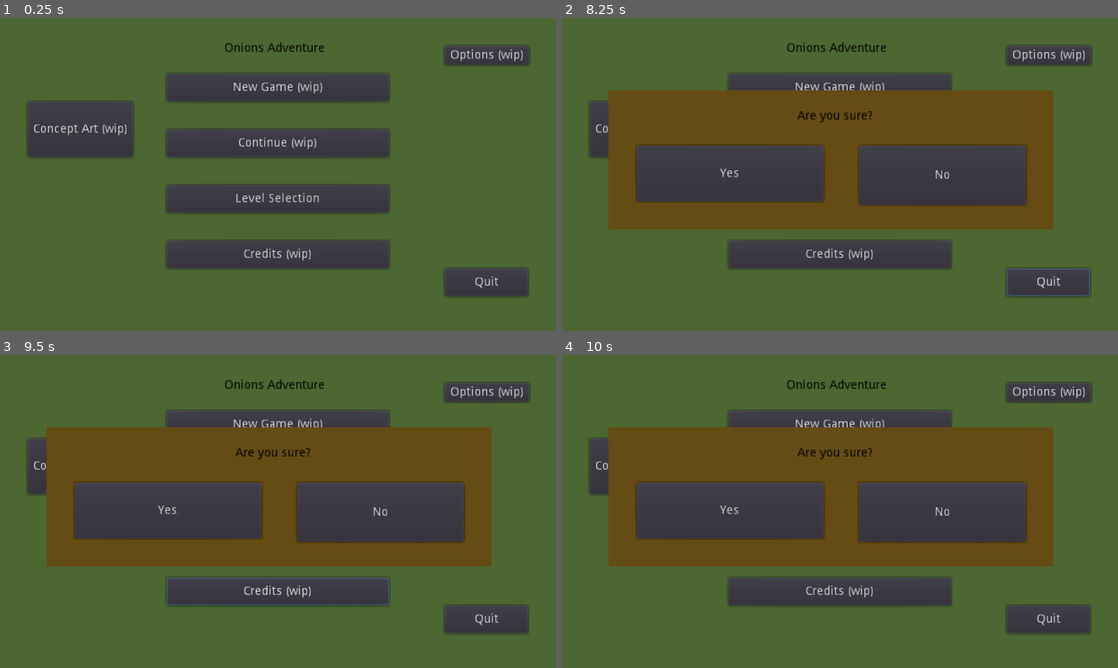
Above: before the commit, frames 1-4 (two rows, left to right).
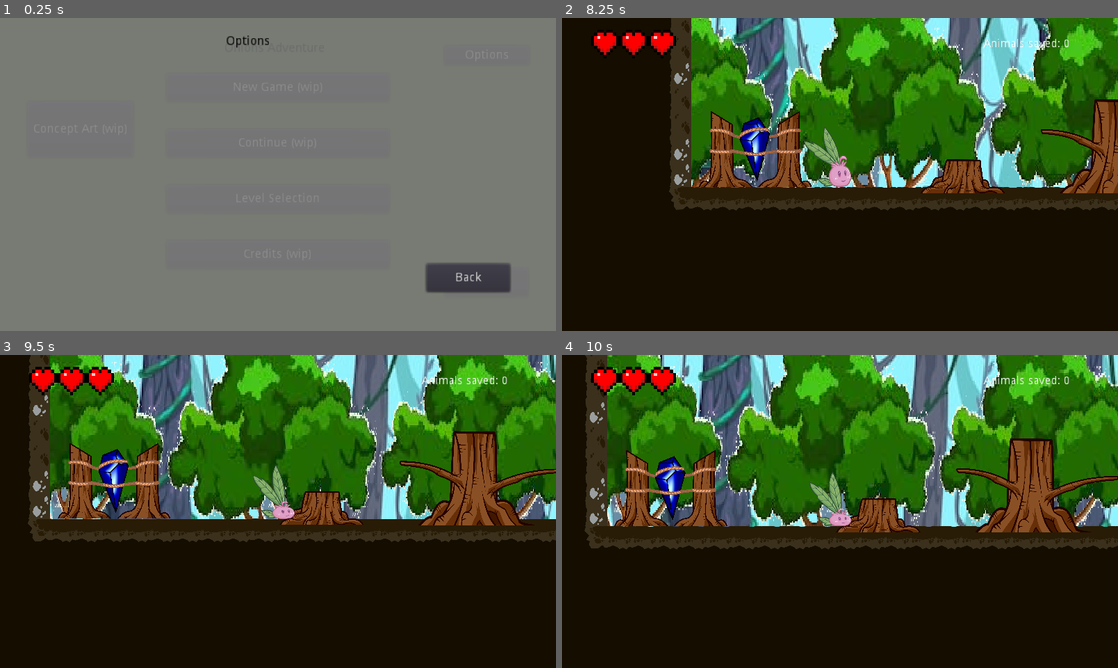
Above: after the commit, the same moments.

Repository: DamianKoch1/OnionsAdventure
Game: Godot game, scene res://Menus/MainMenu/MainMenu.tscn
Same seed, same stepped clock (60 frames per second), same inputs: the game is played once before the commit and once after it.
Inputs (mouse positions are in pixels of both pictures, inside the frame that each line leads up to):
- Up to frame 1 (0.25 s): no input
- Up to frame 2 (8.25 s): click "Options (wip)" (after the commit: "Options") at 0.5 s; click (1029, 277) at 1.25 s, where only the run after the commit has a clickable "Back"; click "New Game (wip)" at 2 s; click "New Game (wip)" at 2.75 s; click "Continue (wip)" at 3.5 s; click "Continue (wip)" at 4.25 s; click "Level Selection" at 5 s; click (1017, 268) at 5.75 s, where only the run after the commit has a clickable "Main Menu"; click "Options (wip)" (after the commit: "Options") at 6.5 s; click (1029, 277) at 7.25 s, where only the run after the commit has a clickable "Back"; click (617, 115) at 8 s, where only the run after the commit has a clickable "Level 1"
- Up to frame 3 (9.5 s): hold Right (ui_right) from 8.78 s (still down); tap E (push) at 8.85 s; tap Up (ui_up) at 9.02 s
- Up to frame 4 (10 s): keep holding Right (ui_right); tap E (push) at 9.6 s; tap Up (ui_up) at 9.77 s

The runs differ from the first frame. In frame 1, 99% of the frame differs, in the area x 0-100%, y 0-100%; in frame 2, 100%; in frame 3, 99%; in frame 4, 99%.
Error before the commit: Invalid get index 'resource_path' (on base: 'Nil').

Commit message:
implemented options as overlay instead of separate menu

Diff:
--- a/Menus/LevelSelector/LevelSelector.gd
+++ b/Menus/LevelSelector/LevelSelector.gd
@@ -11,7 +11,7 @@
 
 
 func _on_OptionsButton_pressed():
-	pass # replace with function body
+	$OptionsOverlay.show()
 
 
 func _on_Level0Button_pressed():
--- a/Menus/LevelSelector/LevelSelector.tscn
+++ b/Menus/LevelSelector/LevelSelector.tscn
@@ -1,7 +1,8 @@
-[gd_scene load_steps=5 format=2]
+[gd_scene load_steps=6 format=2]
 
 [ext_resource path="res://Menus/LevelSelector/LevelSelector.gd" type="Script" id=1]
 [ext_resource path="res://Menus/LevelSelector/LevelButton/LevelButton.tscn" type="PackedScene" id=2]
+[ext_resource path="res://Menus/OptionsOverlay/OptionsOverlay.tscn" type="PackedScene" id=3]
 
 [sub_resource type="Gradient" id=1]
 
@@ -14,7 +15,7 @@
 gradient = SubResource( 1 )
 width = 2048
 
-[node name="LevelSelector" type="Container"]
+[node name="LevelSelector" type="Container" index="0"]
 
 pause_mode = 2
 anchor_left = 0.0
@@ -159,7 +160,7 @@
 enabled_focus_mode = 2
 shortcut = null
 group = null
-text = "Options (wip)"
+text = "Options"
 flat = false
 align = 1
 _sections_unfolded = [ "Size Flags", "Textures" ]
@@ -180,6 +181,13 @@
 text = "Level 2"
 levelId = 2
 
+[node name="OptionsOverlay" parent="." index="7" instance=ExtResource( 3 )]
+
+margin_left = -21.0
+margin_top = -5.0
+margin_right = 11.0
+margin_bottom = 24.0
+
 [connection signal="pressed" from="MainMenuButton" to="." method="_on_MainMenuButton_pressed"]
 
 [connection signal="pressed" from="Level0Button" to="." method="_on_Level0Button_pressed"]
--- a/Menus/MainMenu/MainMenu.tscn
+++ b/Menus/MainMenu/MainMenu.tscn
@@ -1,7 +1,8 @@
-[gd_scene load_steps=6 format=2]
+[gd_scene load_steps=7 format=2]
 
 [ext_resource path="res://Menus/LevelSelector/LevelSelector.tscn" type="PackedScene" id=1]
 [ext_resource path="res://Menus/YesNoOverlay/YesNoOverlay.tscn" type="PackedScene" id=2]
+[ext_resource path="res://Menus/OptionsOverlay/OptionsOverlay.tscn" type="PackedScene" id=3]
 
 [sub_resource type="GDScript" id=1]
 
@@ -10,8 +11,6 @@
 export(PackedScene) var levelSelector
 onready var levelSelectorPath = levelSelector.resource_path
 
-export(PackedScene) var optionsMenu
-onready var optionsMenuPath = optionsMenu.resource_path
 
 func _ready():
 	$YesNoOverlayQuit.connect(\"yesPressed\", self, \"quit\")
@@ -43,7 +42,7 @@
 
 
 func _on_OptionsButton_pressed():
-	get_tree().change_scene(optionsMenuPath)
+	$OptionsOverlay.show()
 
 func quit():
 	get_tree().quit()
@@ -81,7 +80,6 @@
 script = SubResource( 1 )
 _sections_unfolded = [ "Pause" ]
 levelSelector = ExtResource( 1 )
-optionsMenu = null
 
 [node name="Background" type="TextureRect" parent="." index="0"]
 
@@ -312,7 +310,7 @@
 enabled_focus_mode = 2
 shortcut = null
 group = null
-text = "Options (wip)"
+text = "Options"
 flat = false
 align = 1
 _sections_unfolded = [ "Size Flags", "Textures" ]
@@ -321,6 +319,13 @@
 
 visible = false
 
+[node name="OptionsOverlay" parent="." index="10" instance=ExtResource( 3 )]
+
+margin_left = 42.0
+margin_top = 45.0
+margin_right = 74.0
+margin_bottom = 74.0
+
 [connection signal="pressed" from="NewGameButton" to="." method="_on_NewGameButton_pressed"]
 
 [connection signal="pressed" from="ContinueButton" to="." method="_on_ContinueButton_pressed"]
--- a/Menus/OptionsOverlay/OptionsOverlay.gd
+++ b/Menus/OptionsOverlay/OptionsOverlay.gd
@@ -1,6 +1,8 @@
 extends Container
 
 
-func _on_MainMenuButton_pressed():
-	#hardcoded path because godot crashes when 2 scenes reference each other via exported packed scenes...
-	get_tree().change_scene("Menus/MainMenu/MainMenu.tscn")
+func ready():
+	hide()
+
+func _on_BackButton_pressed():
+	hide()
--- a/Menus/OptionsOverlay/OptionsOverlay.tscn
+++ b/Menus/OptionsOverlay/OptionsOverlay.tscn
@@ -13,7 +13,7 @@
 gradient = SubResource( 1 )
 width = 2048
 
-[node name="OptionsMenu" type="Container" index="0"]
+[node name="OptionsOverlay" type="Container" index="0"]
 
 pause_mode = 2
 anchor_left = 0.0
@@ -35,7 +35,7 @@
 
 [node name="Background" type="TextureRect" parent="." index="0"]
 
-modulate = Color( 0.761322, 1, 0.613281, 1 )
+modulate = Color( 1, 1, 1, 0.856353 )
 anchor_left = 0.0
 anchor_top = 0.0
 anchor_right = 0.0
@@ -85,14 +85,14 @@
 override_selected_font_color = false
 _sections_unfolded = [ "BBCode", "Rect", "Visibility" ]
 
-[node name="MainMenuButton" type="Button" parent="." index="2"]
+[node name="BackButton" type="Button" parent="." index="2"]
 
 anchor_left = 0.0
 anchor_top = 0.0
 anchor_right = 0.0
 anchor_bottom = 0.0
-margin_left = 75.0
-margin_top = 59.0
+margin_left = 139.0
+margin_top = 91.0
 margin_right = 235.0
 margin_bottom = 123.0
 rect_pivot_offset = Vector2( 0, 0 )
@@ -106,9 +106,9 @@
 enabled_focus_mode = 2
 shortcut = null
 group = null
-text = "Main Menu"
+text = "Back"
 flat = false
 align = 1
 _sections_unfolded = [ "Textures" ]
 
-[connection signal="pressed" from="MainMenuButton" to="." method="_on_MainMenuButton_pressed"]
+[connection signal="pressed" from="BackButton" to="." method="_on_BackButton_pressed"]
--- a/Menus/PauseMenu/PauseMenu.gd
+++ b/Menus/PauseMenu/PauseMenu.gd
@@ -34,8 +34,7 @@
 
 
 func _on_OptionsButton_pressed():
-
-	pass
+	$OptionsOverlay.show()
 
 
 func _on_MainMenuButton_pressed():
--- a/Menus/PauseMenu/PauseMenu.tscn
+++ b/Menus/PauseMenu/PauseMenu.tscn
@@ -1,8 +1,9 @@
-[gd_scene load_steps=6 format=2]
+[gd_scene load_steps=7 format=2]
 
 [ext_resource path="res://Menus/PauseMenu/PauseMenu.gd" type="Script" id=1]
 [ext_resource path="res://Menus/MainMenu/MainMenu.tscn" type="PackedScene" id=2]
 [ext_resource path="res://Menus/YesNoOverlay/YesNoOverlay.tscn" type="PackedScene" id=3]
+[ext_resource path="res://Menus/OptionsOverlay/OptionsOverlay.tscn" type="PackedScene" id=4]
 
 [sub_resource type="Gradient" id=1]
 
@@ -15,7 +16,7 @@
 gradient = SubResource( 1 )
 width = 2048
 
-[node name="PauseMenu" type="Container"]
+[node name="PauseMenu" type="Container" index="0"]
 
 pause_mode = 2
 anchor_left = 0.0
@@ -200,6 +201,13 @@
 
 visible = false
 
+[node name="OptionsOverlay" parent="." index="8" instance=ExtResource( 4 )]
+
+margin_left = 35.0
+margin_top = 36.0
+margin_right = 67.0
+margin_bottom = 65.0
+
 [connection signal="pressed" from="ResumeButton" to="." method="_on_ResumeButton_pressed"]
 
 [connection signal="pressed" from="MainMenuButton" to="." method="_on_MainMenuButton_pressed"]
--- a/Menus/YesNoOverlay/YesNoOverlay.tscn
+++ b/Menus/YesNoOverlay/YesNoOverlay.tscn
@@ -13,7 +13,7 @@
 gradient = SubResource( 1 )
 width = 2048
 
-[node name="YesNoOverlay" type="Container"]
+[node name="YesNoOverlay" type="Container" index="0"]
 
 pause_mode = 2
 anchor_left = 0.0
